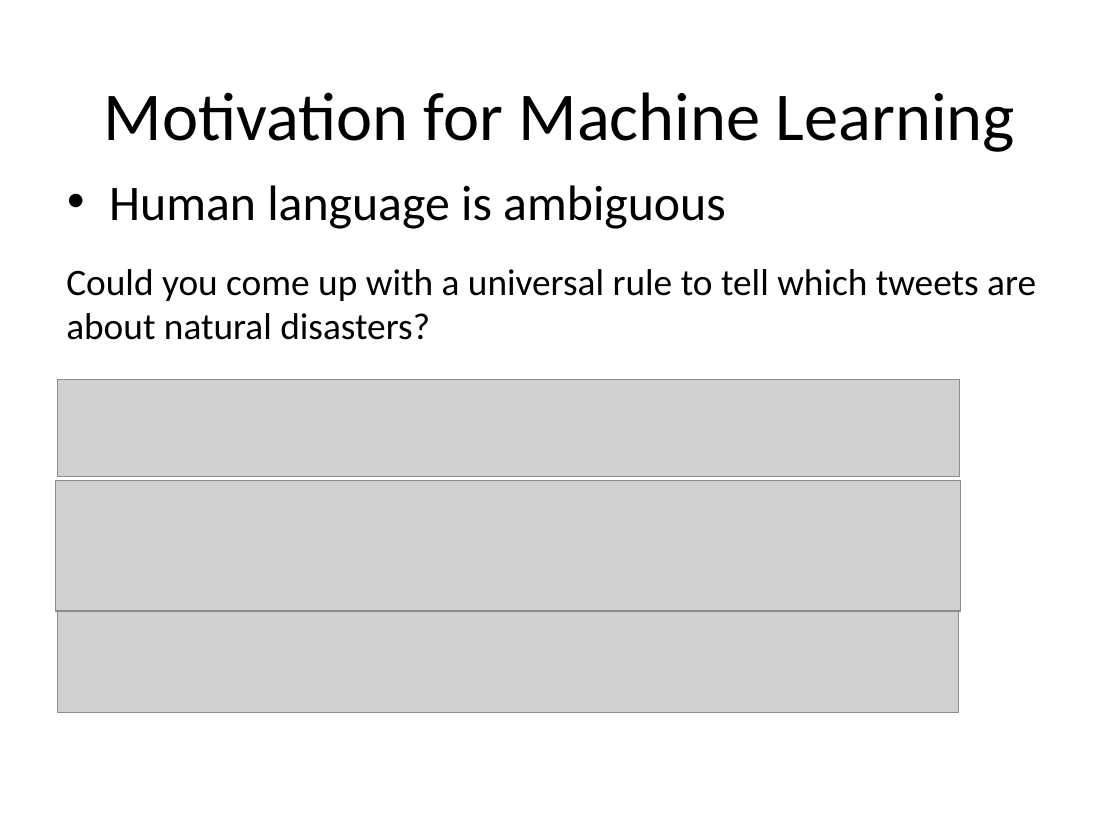
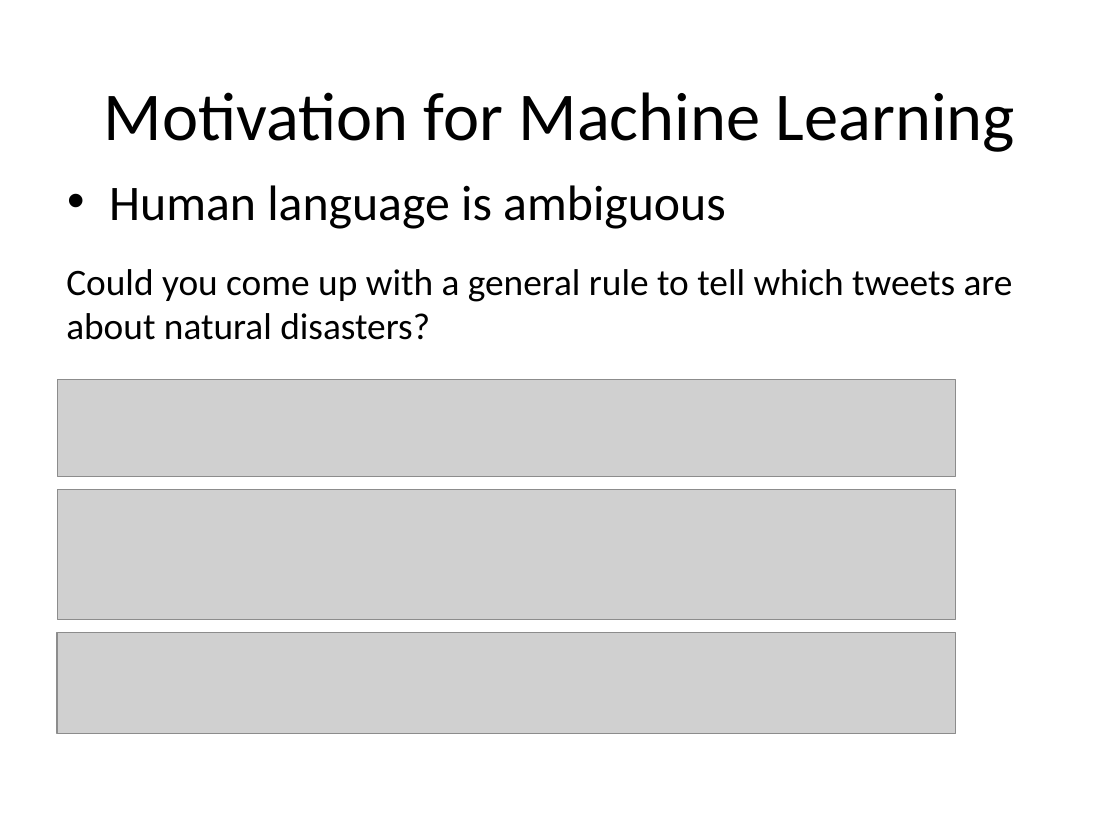
Before and after one commit to Oleksandra28/grad_forum, a slide deck: slide 10 of grad-presentation-sopova 2.pptx (slide 13 before the commit). Drawn at 1120x840 pixels with LibreOffice and Linux fonts; fonts in the diff are those of the drawing; grey boxes stand for pictures; background and template pictures are left out. Boxes give left, top, right and bottom in pixels: in the first picture for what was removed or moved away, otherwise in the second. Text is boxed around its words. In the diff, an @@ line names an element or a change of style, - is before the commit and + after.

```diff
--- a/grad-presentation-sopova 2.pptx
+++ b/grad-presentation-sopova 2.pptx
@@ text at (66,269,1013,340): text changed @@
-Could you come up with a universal rule to tell which tweets are about natural disasters?
+Could you come up with a general rule to tell which tweets are about natural disasters?
@@ picture: place and size @@
-picture at (57,380,960,477)
+picture at (57,380,955,477)
@@ picture: place and size @@
-picture at (56,480,961,612)
+picture at (57,489,955,620)
@@ picture: place and size @@
-picture at (57,612,958,712)
+picture at (57,633,956,734)
```
Also in this commit, not shown: 8 other slides changed, 2 slides added, 2 slides removed, 6 other files.
